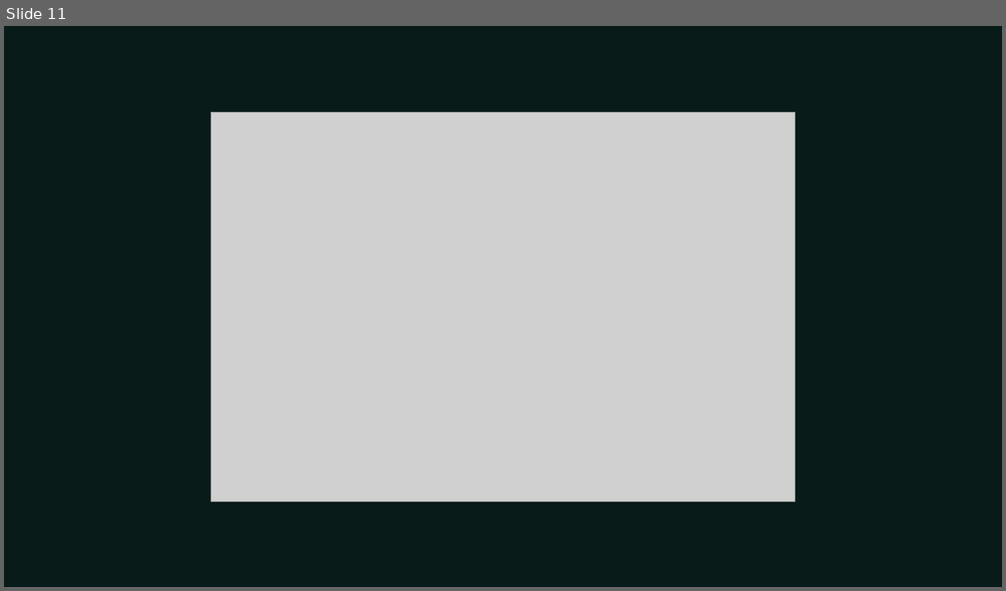
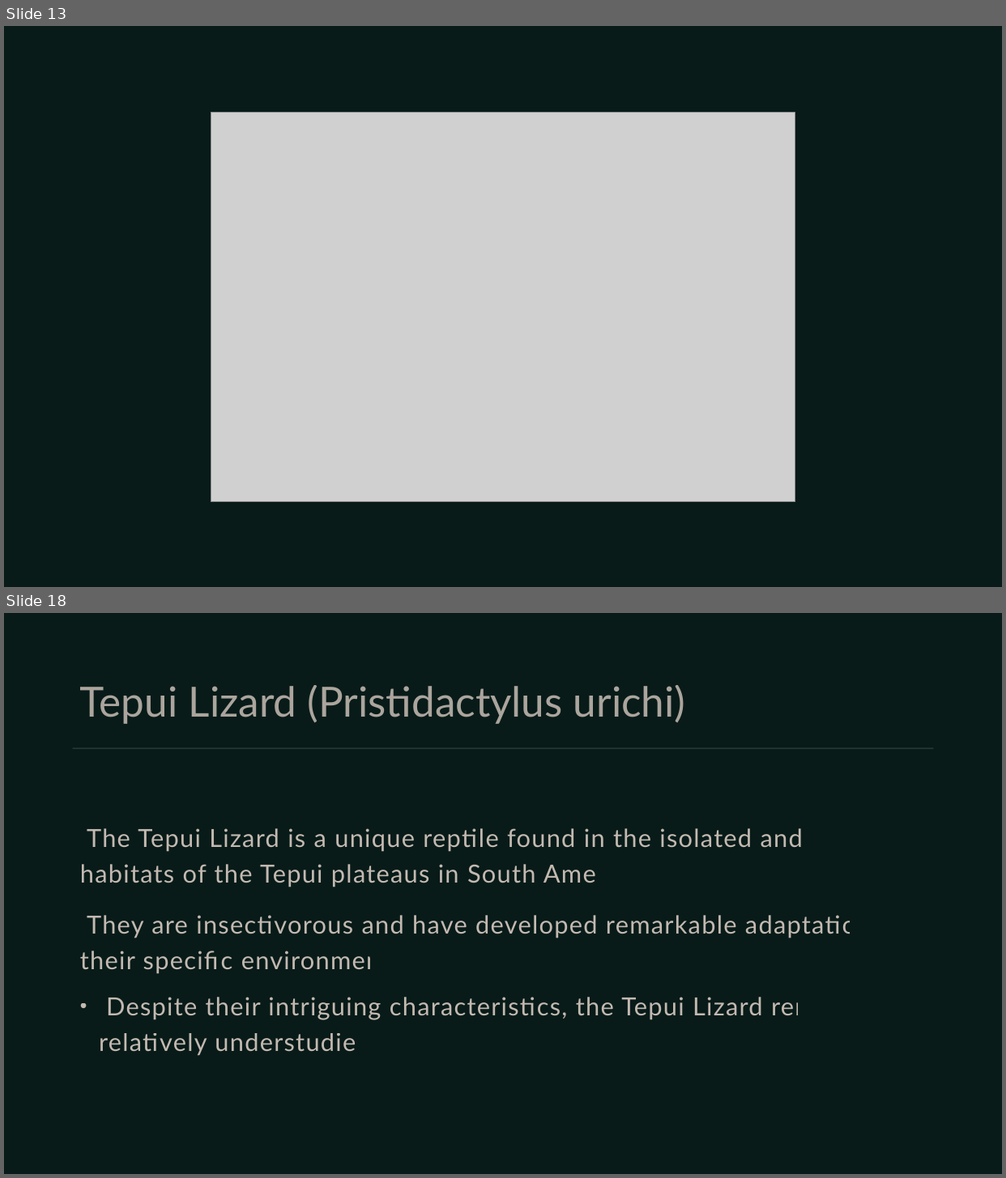
Before and after one commit to umarrasool15/Research2SlidesWebApp, a slide deck: pdfextraction/content/output/A Survey of South American Lizards Biodiversity and Ecological.pptx. Shown one above the other, each under a label of ours: slide 11 before the commit, slides 13 and 18 after it; the slides between them are not shown. The pictures are 1006x591 and 1006x1178 pixels, drawn with LibreOffice and Linux fonts; fonts in the diff are those of the drawing; grey boxes stand for pictures. Boxes give left, top, right and bottom in pixels: in the first picture for what was removed or moved away, otherwise in the second. Text is boxed around its words. In the diff, an @@ line names an element or a change of style, - is before the commit and + after.

```diff
--- a/pdfextraction/content/output/A Survey of South American Lizards Biodiversity and Ecological.pptx
+++ b/pdfextraction/content/output/A Survey of South American Lizards Biodiversity and Ecological.pptx
@@ slide 18 added at box(4, 613, 1002, 1174), background #081B19 @@
@@ title added at box(80, 685, 686, 724), 40 pt, text #E2D4CA at 75% opacity @@
+Tepui Lizard (Pristidactylus urichi)
@@ line added from (73, 748) to (934, 748), #415347 1.5 pt @@
@@ text added at box(80, 828, 883, 1056), 24 pt, text #E2D4CA at 85% opacity @@
+• The Tepui Lizard is a unique reptile found in the isolated and rocky habitats of the Tepui plateaus in South America.
+  They are insectivorous and have developed remarkable adaptations to their specific environment.
+  Despite their intriguing characteristics, the Tepui Lizard remains relatively understudied.
@@ what was slide 11 is now slide 13 @@
```
Also in this commit, not shown: 11 slides changed, 7 other slides added, 2 slides removed, 48 other files.
